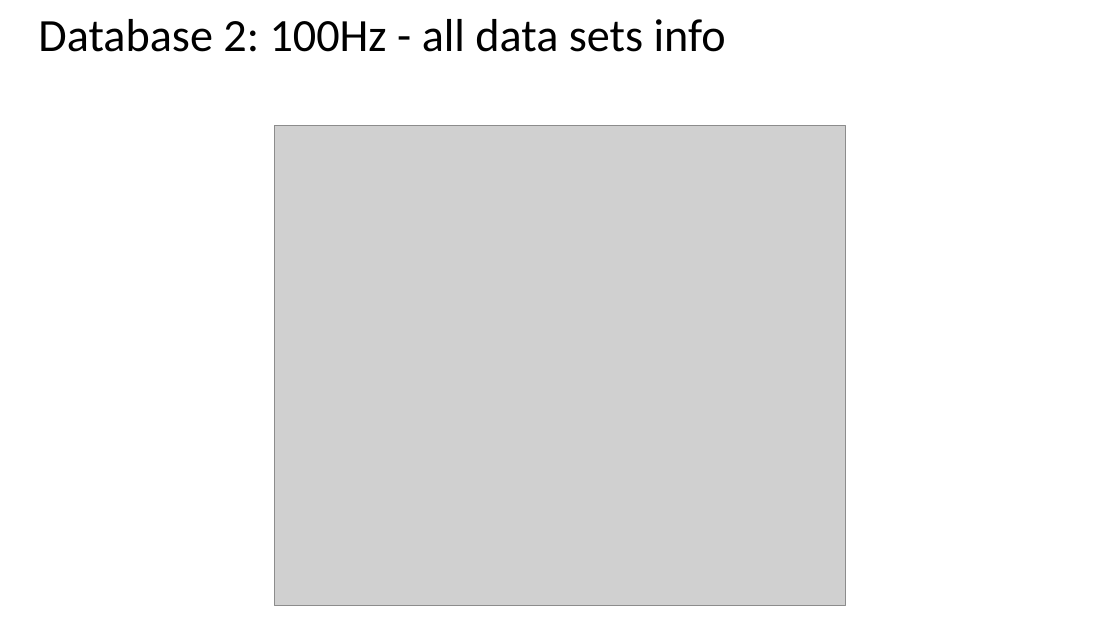
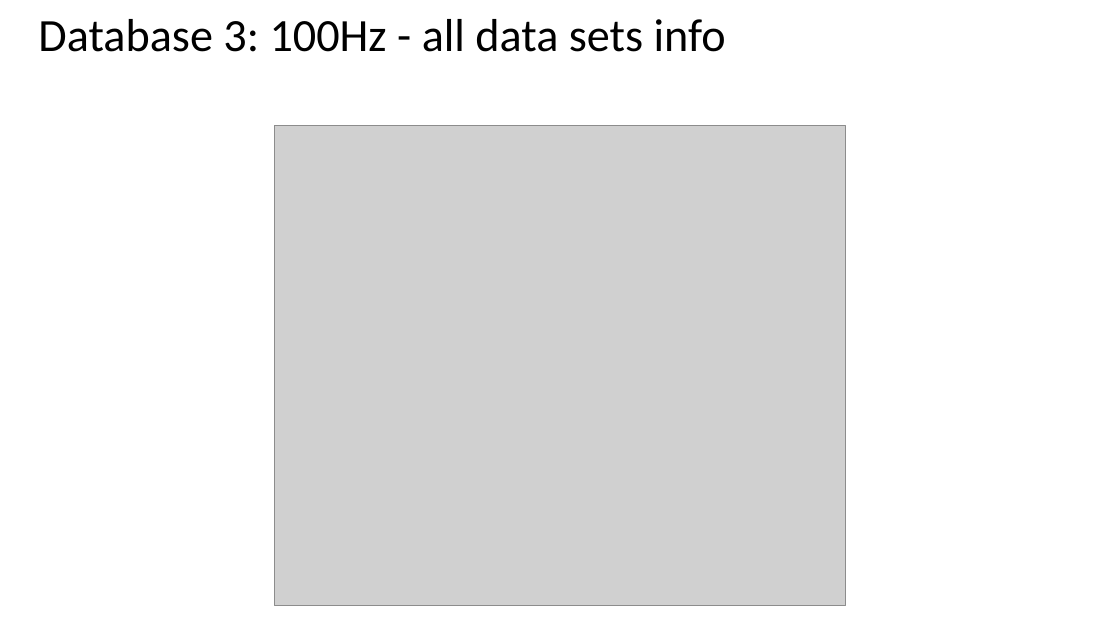
Before and after one commit to AntonioMarsella/github_ecg, a slide deck: slide 9 of db3_ucddb/Resampled/Detecting Sleep Apnea – Projet Period 2 - Resampling - SomeResults.pptx. Drawn at 1120x630 pixels with LibreOffice and Linux fonts; fonts in the diff are those of the drawing; grey boxes stand for pictures. Boxes give left, top, right and bottom in pixels: in the first picture for what was removed or moved away, otherwise in the second. Text is boxed around its words. In the diff, an @@ line names an element or a change of style, - is before the commit and + after.

Commit message:
typo: Database 2 -> Database 3
changed typo in powerpoint. I was talking about Database 3 not 2

```diff
--- a/db3_ucddb/Resampled/Detecting Sleep Apnea – Projet Period 2 - Resampling - SomeResults.pptx
+++ b/db3_ucddb/Resampled/Detecting Sleep Apnea – Projet Period 2 - Resampling - SomeResults.pptx
@@ title at (38,19,726,52): text changed @@
-Database 2: 100Hz - all data sets info
+Database 3: 100Hz - all data sets info
```
Also in this commit, not shown: 5 other slides changed, 1 other file.
